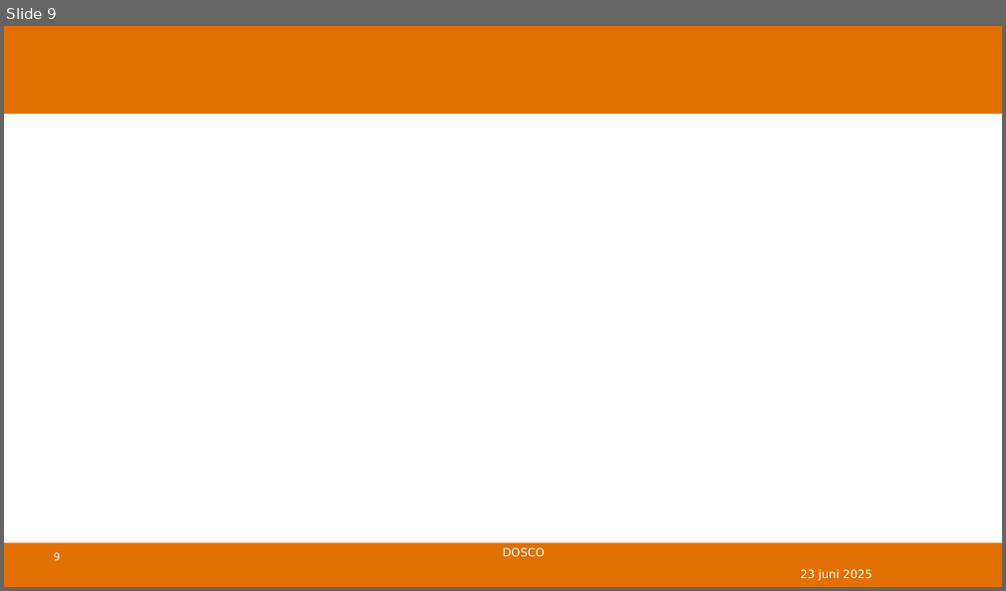
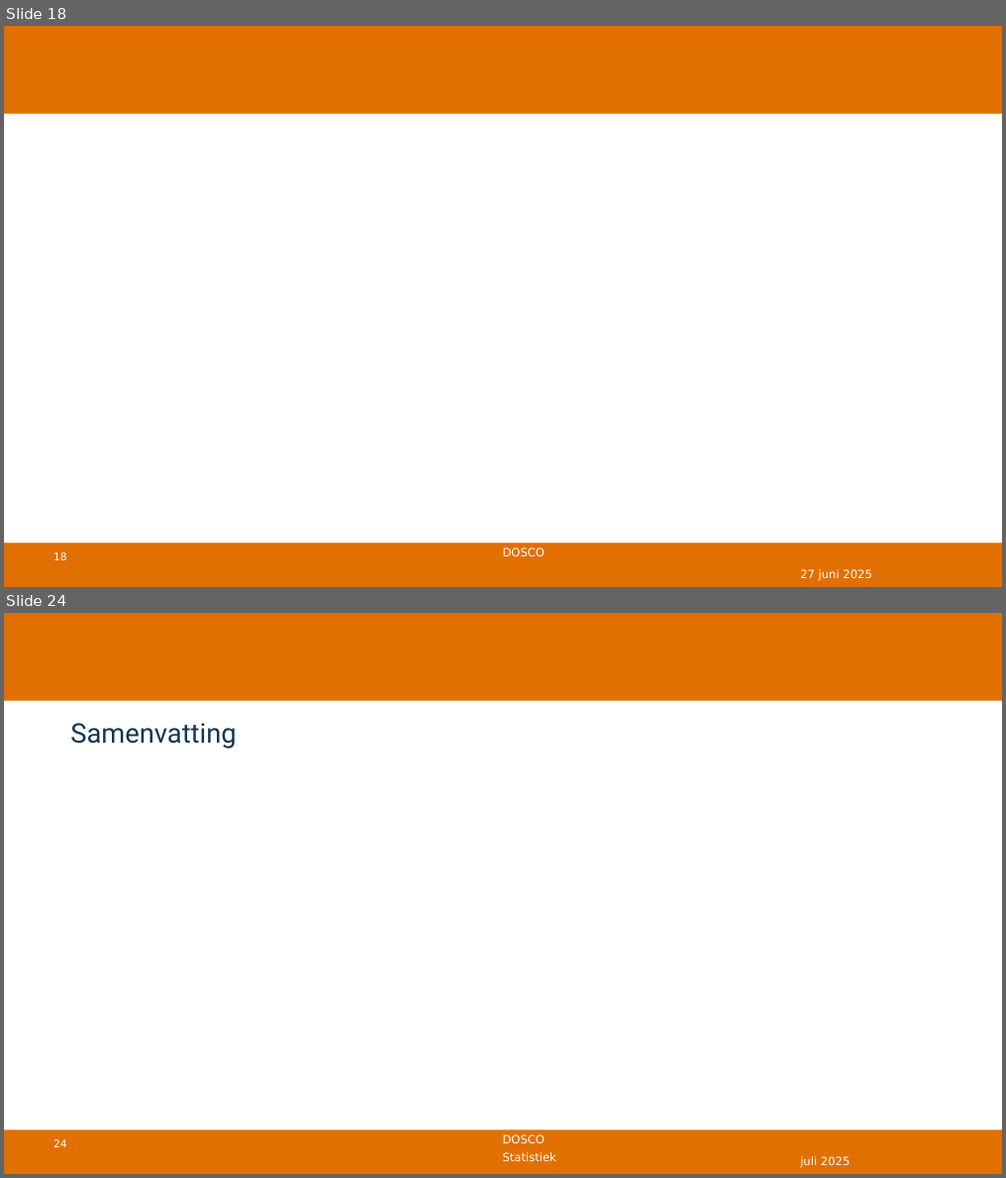
Before and after one commit to DBlom96/Statistiek, a slide deck: Danny/Onderwijs/Statistiek/2024-2025/Slides/Nieuwe slides/Statistiek 2024-2025 -- college 11 -- verschiltoetsen.pptx. Shown one above the other, each under a label of ours: slide 9 before the commit, slides 18 and 24 after it; the slides between them are not shown. The pictures are 1006x591 and 1006x1178 pixels, drawn with LibreOffice and Linux fonts; fonts in the diff are those of the drawing; grey boxes stand for pictures; background and template pictures are left out. Boxes give left, top, right and bottom in pixels: in the first picture for what was removed or moved away, otherwise in the second. Text is boxed around its words. In the diff, an @@ line names an element or a change of style, - is before the commit and + after.

```diff
--- a/Danny/Onderwijs/Statistiek/2024-2025/Slides/Nieuwe slides/Statistiek 2024-2025 -- college 11 -- verschiltoetsen.pptx
+++ b/Danny/Onderwijs/Statistiek/2024-2025/Slides/Nieuwe slides/Statistiek 2024-2025 -- college 11 -- verschiltoetsen.pptx
@@ slide 24 added at [4,613,1002,1174], background #FFFFFF; not listed: 4 template elements that a slide beside it also shows @@
@@ title added at [70,723,236,749], 26 pt, text #113652 @@
+Samenvatting
@@ text added at [503,1153,556,1161], 11 pt, text #FFFFFF @@
+Statistiek
@@ text added at [800,1157,849,1168], 11 pt, text #FFFFFF @@
+juli 2025
@@ what was slide 9 is now slide 18 @@
@@ slide 18 changed as well @@
@@ page number at [54,553,66,561]: text changed @@
-9
+18
@@ text at [800,570,871,581]: text changed @@
-23 juni 2025
+27 juni 2025
```
Also in this commit, not shown: 5 other slides changed, 14 other slides added, 1 slide removed, 5 other files.
